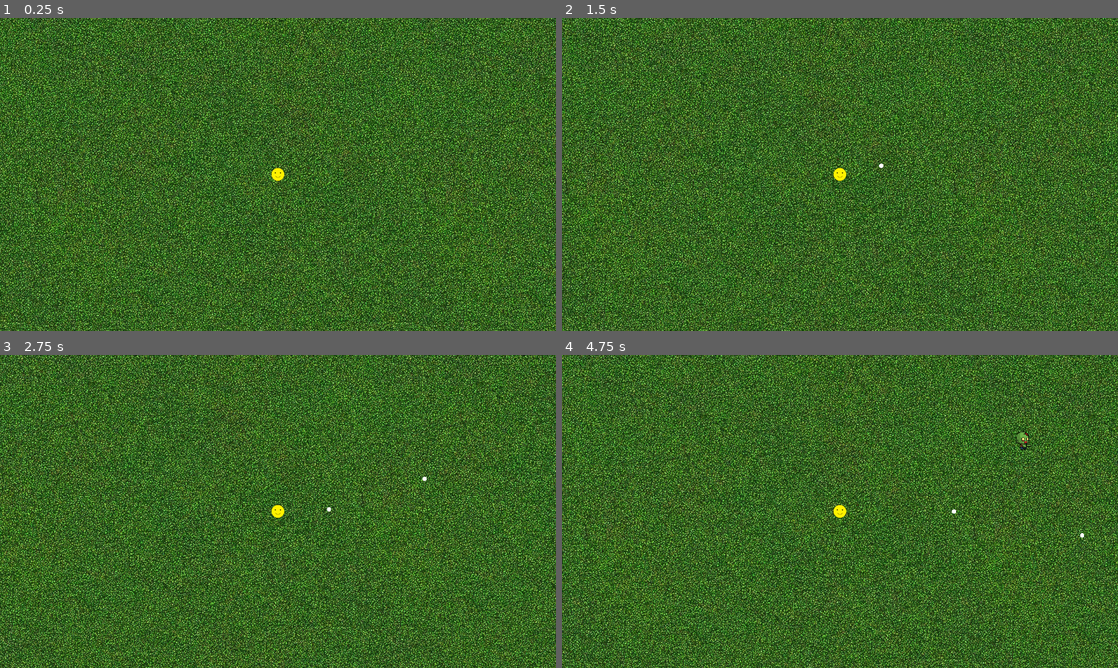
Above: before the commit, frames 1-4 (two rows, left to right).
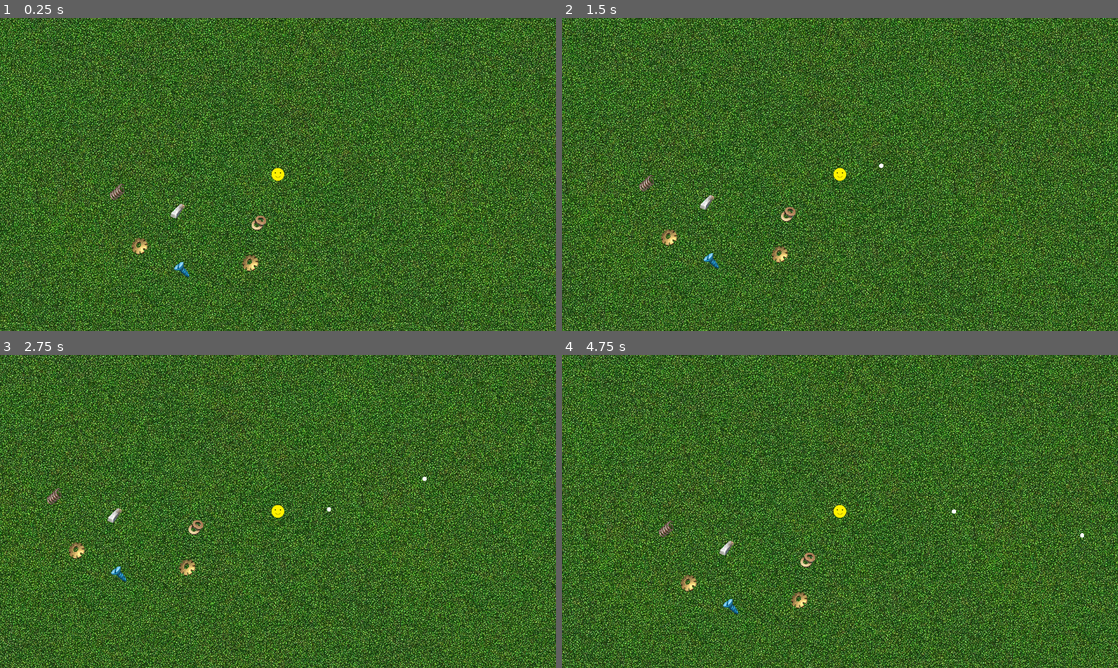
Above: after the commit, the same moments.

Repository: Posiden104/SurvivorGame-Godot
Game: Godot game, scene res://scenes/levels/Game.tscn
Two runs of this game, one before a commit and one after it. Both use one fixed random seed, a clock stepped at 60 frames per second and the inputs below.
Inputs:
- Up to frame 1 (0.25 s): no input
- Up to frame 2 (1.5 s): tap Enter at 0.5 s; hold D (Right) 0.53-1.28 s; hold S (Down) from 1.28 s (still down)
- Up to frame 3 (2.75 s): release S (Down) at 2.03 s; hold D (Right) from 2.03 s (still down)
- Up to frame 4 (4.75 s): release D (Right) at 2.78 s; hold W (Up) 2.78-3.53 s; hold A (Left) from 3.53 s (still down)

The runs differ from the first frame. In frame 1, 0.5% of the frame differs, in the area x 19-48%, y 52-83%; in frame 2, 0.5%; in frame 3, 0.5%; in frame 4, 0.6%, in the area x 17-85%, y 24-83%.

Commit message:
scrap & pickup

Diff:
--- a/scenes/entities/player/Player.gd
+++ b/scenes/entities/player/Player.gd
@@ -5,10 +5,14 @@
 signal shoot_gun(bulletScene: PackedScene, global_position: Vector2)
 
 var speed = 100.0
+@export var scrap_amount: int
 
 func _physics_process(_delta):
 	set_velocity(Input.get_vector("Left", "Right", "Up", "Down").normalized() * speed)
 	move_and_slide()
 
-func shootGun(bulletScene, global_position):
+func shootGun(bulletScene: PackedScene):
 	shoot_gun.emit(bulletScene, global_position)
+
+func increaseScrap():
+	scrap_amount += 1
--- a/scenes/entities/player/gun.gd
+++ b/scenes/entities/player/gun.gd
@@ -9,4 +9,4 @@
 
 
 func _on_timer_timeout():
-	$"../..".shootGun(bullet, global_position)
+	$"../..".shootGun(bullet)
--- a/scenes/entities/player/player.tscn
+++ b/scenes/entities/player/player.tscn
@@ -7,6 +7,9 @@
 
 [sub_resource type="CircleShape2D" id="CircleShape2D_rxain"]
 radius = 30.0
+
+[sub_resource type="CircleShape2D" id="CircleShape2D_jq8fw"]
+radius = 70.0286
 
 [node name="Player" type="CharacterBody2D" groups=["player"]]
 collision_mask = 27
@@ -17,7 +20,7 @@
 scale = Vector2(0.5, 0.5)
 texture = ExtResource("2_yk4p3")
 
-[node name="CollisionShape2D" type="CollisionShape2D" parent="."]
+[node name="Player Collider" type="CollisionShape2D" parent="." groups=["player"]]
 scale = Vector2(0.5, 0.5)
 shape = SubResource("CircleShape2D_rxain")
 
@@ -31,4 +34,11 @@
 
 [node name="Timer" type="Timer" parent="Weapons/Gun"]
 
+[node name="Pickup Range" type="Area2D" parent="." groups=["player_pickup"]]
+unique_name_in_owner = true
+collision_mask = 16
+
+[node name="Pickup Collider" type="CollisionShape2D" parent="Pickup Range"]
+shape = SubResource("CircleShape2D_jq8fw")
+
 [connection signal="timeout" from="Weapons/Gun/Timer" to="Weapons/Gun" method="_on_timer_timeout"]
--- a/scenes/levels/Game.tscn
+++ b/scenes/levels/Game.tscn
@@ -1,10 +1,11 @@
-[gd_scene load_steps=6 format=3 uid="uid://ogloqd2aef8e"]
+[gd_scene load_steps=7 format=3 uid="uid://ogloqd2aef8e"]
 
 [ext_resource type="Texture2D" uid="uid://jmmgalayjhp1" path="res://images/Background.jpg" id="1_sg7ai"]
 [ext_resource type="PackedScene" uid="uid://co4b3ayy6bk2f" path="res://scenes/entities/player/player.tscn" id="2_c3wqr"]
 [ext_resource type="Script" path="res://scenes/levels/EnemyContainer.gd" id="2_ww3i4"]
 [ext_resource type="Script" path="res://scenes/levels/ProjectileContainer.gd" id="3_7xxv6"]
 [ext_resource type="PackedScene" uid="uid://d2nh73ws0tria" path="res://scenes/spawners/spawner.tscn" id="5_iu03c"]
+[ext_resource type="PackedScene" uid="uid://dhh7w6rc5mr6q" path="res://scenes/pickups/scrap.tscn" id="6_wf251"]
 
 [node name="Game" type="Node2D"]
 
@@ -33,14 +34,30 @@
 
 [node name="Spawner" parent="." instance=ExtResource("5_iu03c")]
 position = Vector2(1026, 161)
-autostart = true
 
 [node name="Spawner2" parent="." instance=ExtResource("5_iu03c")]
 position = Vector2(307, 186)
 enemy_type_to_spawn = 1
 min_spawn_time = 3.0
 max_spawn_time = 7.0
-autostart = true
+
+[node name="Scrap" parent="." instance=ExtResource("6_wf251")]
+position = Vector2(205, 366)
+
+[node name="Scrap2" parent="." instance=ExtResource("6_wf251")]
+position = Vector2(256, 490)
+
+[node name="Scrap3" parent="." instance=ExtResource("6_wf251")]
+position = Vector2(511, 529)
+
+[node name="Scrap4" parent="." instance=ExtResource("6_wf251")]
+position = Vector2(343, 409)
+
+[node name="Scrap5" parent="." instance=ExtResource("6_wf251")]
+position = Vector2(530, 437)
+
+[node name="Scrap6" parent="." instance=ExtResource("6_wf251")]
+position = Vector2(353, 544)
 
 [connection signal="shoot_gun" from="Player" to="ProjectileContainer" method="_on_player_shoot_gun"]
 [connection signal="spawn" from="Spawner" to="EnemyContainer" method="_on_spawner_spawn"]
--- a/scenes/levels/ProjectileContainer.gd
+++ b/scenes/levels/ProjectileContainer.gd
@@ -1,6 +1,6 @@
 extends Node2D
 
-func _on_player_shoot_gun(bulletScene:PackedScene, global_position:Vector2):
+func _on_player_shoot_gun(bulletScene:PackedScene, gp:Vector2):
 	var b = bulletScene.instantiate()
 	add_child(b)
-	b.global_position = global_position
+	b.global_position = gp
--- /dev/null
+++ b/scenes/pickups/scrap.gd
@@ -0,0 +1,31 @@
+extends Node2D
+
+@export var scrap_images: Array[CompressedTexture2D]
+@export var fly_speed: float = 300
+
+var image: Texture2D
+var isMagnetized:bool = false
+var player
+
+func _ready():
+	image = scrap_images.pick_random()
+	$Sprite2D.texture = image
+	player = get_tree().get_nodes_in_group("player")[0]
+
+func _process(delta):
+	if isMagnetized:
+		var dir = (player.global_position - global_position) as Vector2
+		global_position += dir.normalized() * fly_speed * delta
+
+func magnetize():
+	isMagnetized = true
+
+func _on_scrap_area_area_entered(area):
+	if area.is_in_group("player_pickup"):
+		magnetize()
+
+
+func _on_scrap_area_body_entered(body):
+	if body.is_in_group("player"):
+		queue_free()
+		player.increaseScrap()
--- /dev/null
+++ b/scenes/pickups/scrap.tscn
@@ -0,0 +1,47 @@
+[gd_scene load_steps=26 format=3 uid="uid://dhh7w6rc5mr6q"]
+
+[ext_resource type="Script" path="res://scenes/pickups/scrap.gd" id="1_87dv8"]
+[ext_resource type="Texture2D" uid="uid://c1qmx6subremc" path="res://images/Resources/ScrapImages/engeniring_03_t.PNG" id="2_c1ii6"]
+[ext_resource type="Texture2D" uid="uid://djqmig74qjuc8" path="res://images/Resources/ScrapImages/engeniring_04_t.png" id="3_hit0x"]
+[ext_resource type="Texture2D" uid="uid://bah5mdc3dbgmc" path="res://images/Resources/ScrapImages/engeniring_10_t.PNG" id="4_k0uq6"]
+[ext_resource type="Texture2D" uid="uid://qpv1jpxd7udx" path="res://images/Resources/ScrapImages/engeniring_35_t.PNG" id="5_f66rg"]
+[ext_resource type="Texture2D" uid="uid://cusqk886pgeay" path="res://images/Resources/ScrapImages/engeniring_39_t.PNG" id="6_1gv3u"]
+[ext_resource type="Texture2D" uid="uid://xcn0o1vtr8v0" path="res://images/Resources/ScrapImages/engeniring_40_t.PNG" id="7_nx3rt"]
+[ext_resource type="Texture2D" uid="uid://bs2p7qjvd3poi" path="res://images/Resources/ScrapImages/engeniring_43_t.png" id="8_swk5k"]
+[ext_resource type="Texture2D" uid="uid://blrk23axsaecy" path="res://images/Resources/ScrapImages/engeniring_53_t.png" id="9_88abd"]
+[ext_resource type="Texture2D" uid="uid://brhnxv6a2p17u" path="res://images/Resources/ScrapImages/engeniring_54_t.PNG" id="10_4q7hi"]
+[ext_resource type="Texture2D" uid="uid://blcthvgr0fnbi" path="res://images/Resources/ScrapImages/engeniring_55_t.PNG" id="11_jsohc"]
+[ext_resource type="Texture2D" uid="uid://b8c00fahe0p71" path="res://images/Resources/ScrapImages/engeniring_58_t.png" id="12_racj6"]
+[ext_resource type="Texture2D" uid="uid://du0cyorbu1f1d" path="res://images/Resources/ScrapImages/en_craft_5.png" id="13_lhulf"]
+[ext_resource type="Texture2D" uid="uid://bebky2u5ybse3" path="res://images/Resources/ScrapImages/en_craft_7.png" id="14_dfhn5"]
+[ext_resource type="Texture2D" uid="uid://d14tktwxgo0px" path="res://images/Resources/ScrapImages/en_craft_16.png" id="15_k8oaw"]
+[ext_resource type="Texture2D" uid="uid://cnhwbrj2y2nt6" path="res://images/Resources/ScrapImages/en_craft_28.png" id="16_nmj8s"]
+[ext_resource type="Texture2D" uid="uid://byhlqf5nvppy8" path="res://images/Resources/ScrapImages/en_craft_35.png" id="17_x2ot4"]
+[ext_resource type="Texture2D" uid="uid://cxl8u123uiptw" path="res://images/Resources/ScrapImages/en_craft_37.png" id="18_gi4eh"]
+[ext_resource type="Texture2D" uid="uid://co4ffgqv10ta4" path="res://images/Resources/ScrapImages/en_craft_40.png" id="19_j73tn"]
+[ext_resource type="Texture2D" uid="uid://h1u6u6nms0h" path="res://images/Resources/ScrapImages/en_craft_70.png" id="20_tgn15"]
+[ext_resource type="Texture2D" uid="uid://da1hlgqg6ulae" path="res://images/Resources/ScrapImages/en_craft_72.png" id="21_5rlmj"]
+[ext_resource type="Texture2D" uid="uid://dj50b267lo8ik" path="res://images/Resources/ScrapImages/en_craft_74.png" id="22_viivh"]
+[ext_resource type="Texture2D" uid="uid://cty24148i7uyq" path="res://images/Resources/ScrapImages/en_craft_81.png" id="23_nsbph"]
+[ext_resource type="Texture2D" uid="uid://b3odq6jhv51im" path="res://images/Resources/ScrapImages/en_craft_94.PNG" id="24_ak1ho"]
+
+[sub_resource type="CircleShape2D" id="CircleShape2D_7oybt"]
+radius = 113.192
+
+[node name="Scrap" type="Node2D" groups=["pickups"]]
+script = ExtResource("1_87dv8")
+scrap_images = Array[CompressedTexture2D]([ExtResource("2_c1ii6"), ExtResource("3_hit0x"), ExtResource("4_k0uq6"), ExtResource("5_f66rg"), ExtResource("6_1gv3u"), ExtResource("7_nx3rt"), ExtResource("8_swk5k"), ExtResource("9_88abd"), ExtResource("10_4q7hi"), ExtResource("11_jsohc"), ExtResource("12_racj6"), ExtResource("13_lhulf"), ExtResource("14_dfhn5"), ExtResource("15_k8oaw"), ExtResource("16_nmj8s"), ExtResource("17_x2ot4"), ExtResource("18_gi4eh"), ExtResource("19_j73tn"), ExtResource("20_tgn15"), ExtResource("21_5rlmj"), ExtResource("22_viivh"), ExtResource("23_nsbph"), ExtResource("24_ak1ho")])
+
+[node name="ScrapArea" type="Area2D" parent="." groups=["pickups"]]
+scale = Vector2(0.16, 0.16)
+collision_layer = 16
+
+[node name="CollisionShape2D" type="CollisionShape2D" parent="ScrapArea"]
+shape = SubResource("CircleShape2D_7oybt")
+
+[node name="Sprite2D" type="Sprite2D" parent="."]
+scale = Vector2(0.16, 0.16)
+texture = ExtResource("2_c1ii6")
+
+[connection signal="area_entered" from="ScrapArea" to="." method="_on_scrap_area_area_entered"]
+[connection signal="body_entered" from="ScrapArea" to="." method="_on_scrap_area_body_entered"]
Not shown: 1 places in scenes/entities/player/player.tscn that only renumber resources
